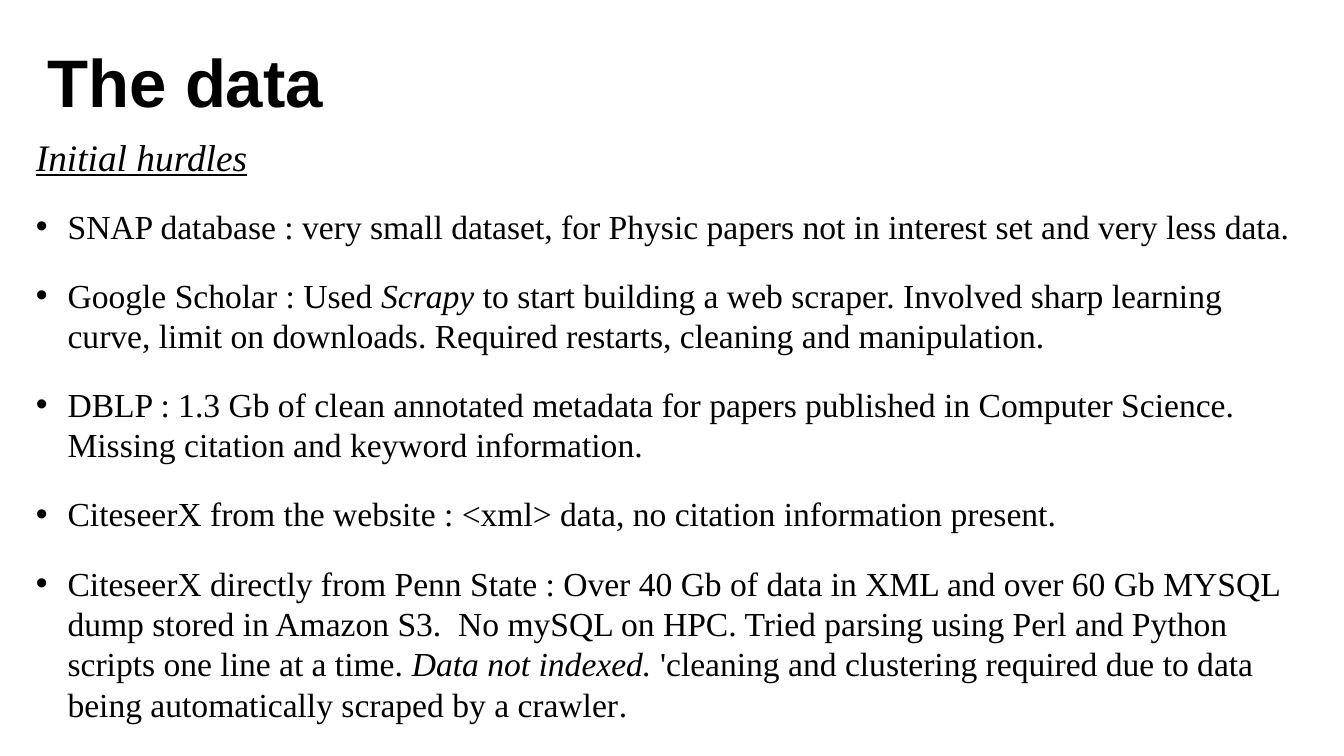
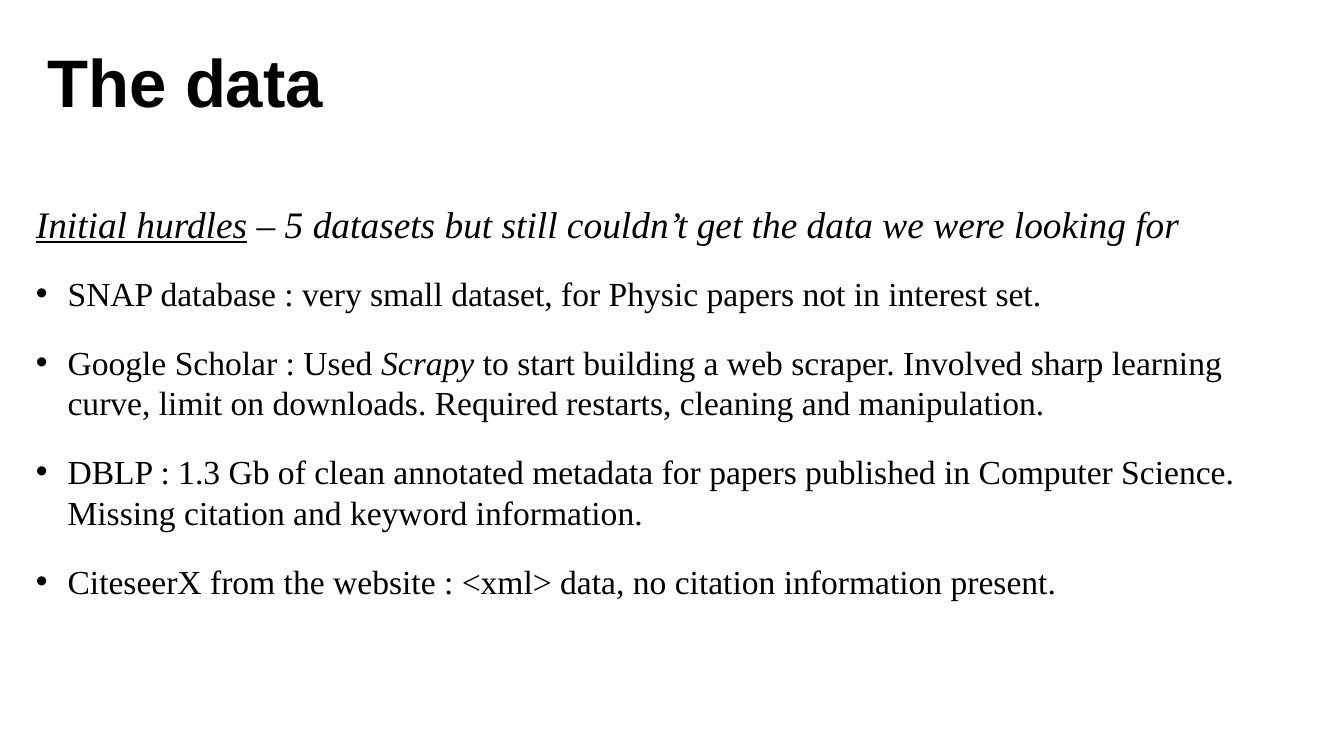
Before and after one commit to ag3859/RTBDProject, a slide deck: slide 3 of RTBD.pptx. Drawn at 1344x756 pixels with LibreOffice and Linux fonts; fonts in the diff are those of the drawing. Boxes give left, top, right and bottom in pixels: in the first picture for what was removed or moved away, otherwise in the second. Text is boxed around its words. In the diff, an @@ line names an element or a change of style, - is before the commit and + after.

Commit message:
updated text to graphs

```diff
--- a/RTBD.pptx
+++ b/RTBD.pptx
@@ text "Initial hurdles – 5 datasets ...": place and size @@
-text "Initial hurdles – 5 datasets ..." at [36,145,1289,723]
+text "Initial hurdles – 5 datasets ..." at [36,211,1234,600]
@@ text at [36,211,1179,312]: text changed; size 18 to 20 pt; italic on @@
-Initial hurdles
-• SNAP database : very small dataset, for Physic papers not in interest set and very less data.
+Initial hurdles – 5 datasets but still couldn’t get the data we were looking for
+• SNAP database : very small dataset, for Physic papers not in interest set.
@@ text at [68,572,1281,723]: paragraph removed @@
-• CiteseerX directly from Penn State : Over 40 Gb of data in XML and over 60 Gb MYSQL dump stored in Amazon S3. No mySQL on HPC. Tried parsing using Perl and Python scripts one line at a time. Data not indexed. 'cleaning and clustering required due to data being automatically scraped by a crawler.
```
Also in this commit, not shown: 7 other slides changed, 2 slides added.
